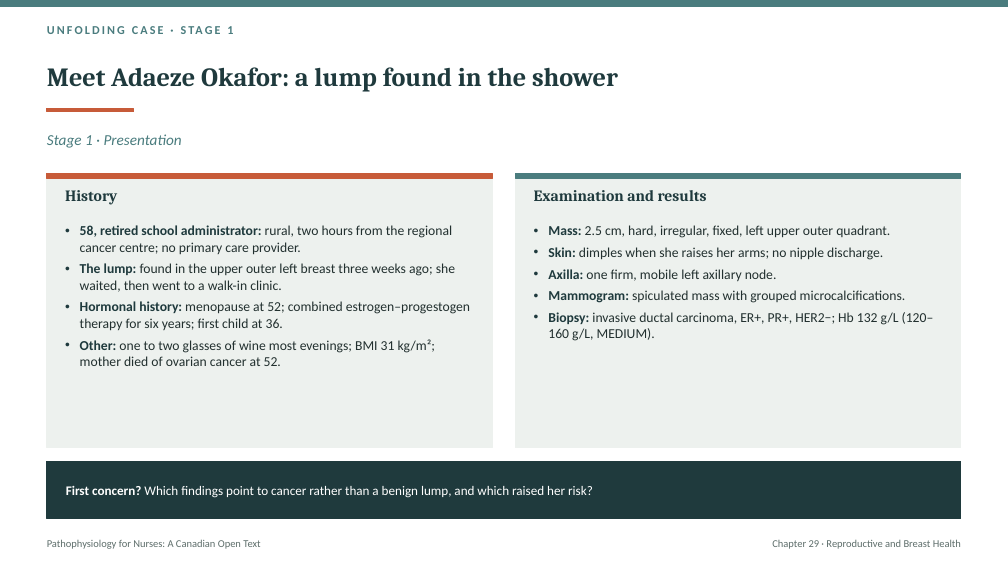
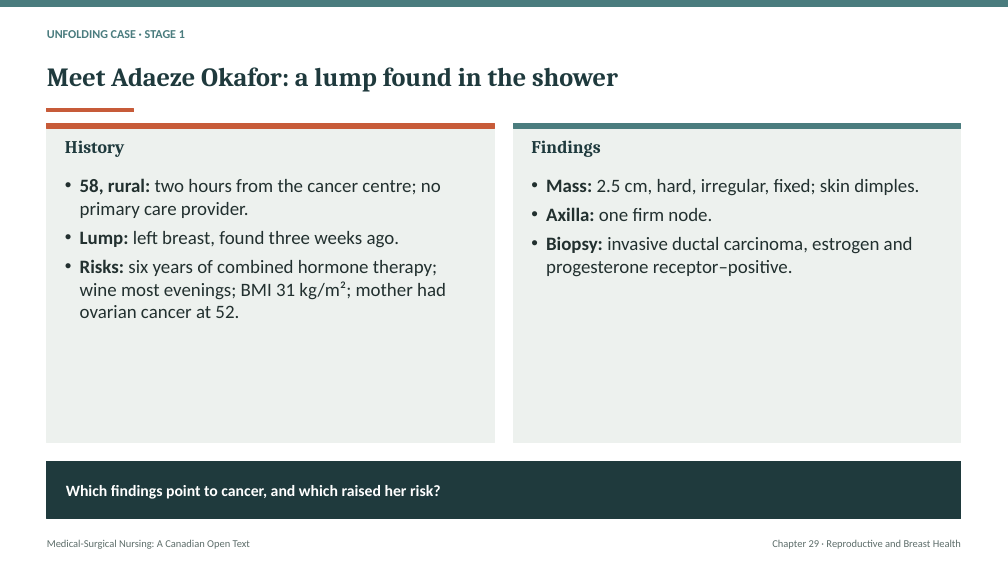
Before and after one commit to andrewleenl/opensourcenursing, a slide deck: slide 3 of Ch29_Reproductive_and_Breast_Health_in_Adult_Care_Lecture_Presentation.pptx (slide 4 before the commit). Drawn at 1008x567 pixels with LibreOffice and Linux fonts; fonts in the diff are those of the drawing. Boxes give left, top, right and bottom in pixels: in the first picture for what was removed or moved away, otherwise in the second. Text is boxed around its words. In the diff, an @@ line names an element or a change of style, - is before the commit and + after.

```diff
--- a/Ch29_Reproductive_and_Breast_Health_in_Adult_Care_Lecture_Presentation.pptx
+++ b/Ch29_Reproductive_and_Breast_Health_in_Adult_Care_Lecture_Presentation.pptx
@@ text "UNFOLDING CASE · STAGE 1" at (47,30,185,38): letter spacing 2 to 0 pt; vertical alignment top to middle @@
@@ rectangle: place and size @@
-rectangle at (47,174,492,178)
+rectangle at (47,124,495,129)
@@ rectangle: place and size @@
-rectangle at (47,174,492,448)
+rectangle at (47,124,495,442)
@@ text removed at (47,134,182,148) @@
-Stage 1 · Presentation
@@ text "History": place and size @@
-text "History" at (65,190,117,205)
+text "History" at (65,140,124,157)
@@ text "History" at (65,140,124,157): size 15 to 17 pt @@
@@ rectangle: place and size @@
-rectangle at (516,174,961,448)
+rectangle at (513,124,961,442)
@@ rectangle: place and size @@
-rectangle at (516,174,961,178)
+rectangle at (513,124,961,129)
@@ text added at (531,140,600,157), 17 pt, text #1F3A3D, bold @@
+Findings
@@ text at (80,178,446,318): text changed; size 13 to 18 pt @@
-• 58, retired school administrator: rural, two hours from the regional cancer centre; no primary care provider.
-• The lump: found in the upper outer left breast three weeks ago; she waited, then went to a walk-in clinic.
-• Hormonal history: menopause at 52; combined estrogen–progestogen therapy for six years; first child at 36.
-• Other: one to two glasses of wine most evenings; BMI 31 kg/m²; mother died of ovarian cancer at 52.
+• 58, rural: two hours from the cancer centre; no primary care provider.
+• Lump: left breast, found three weeks ago.
+• Risks: six years of combined hormone therapy; wine most evenings; BMI 31 kg/m²; mother had ovarian cancer at 52.
@@ text at (546,179,919,277): text changed; size 13 to 18 pt @@
-• Mass: 2.5 cm, hard, irregular, fixed, left upper outer quadrant.
-• Skin: dimples when she raises her arms; no nipple discharge.
-• Axilla: one firm, mobile left axillary node.
-• Mammogram: spiculated mass with grouped microcalcifications.
-• Biopsy: invasive ductal carcinoma, ER+, PR+, HER2−; Hb 132 g/L (120–160 g/L, MEDIUM).
+• Mass: 2.5 cm, hard, irregular, fixed; skin dimples.
+• Axilla: one firm node.
+• Biopsy: invasive ductal carcinoma, estrogen and progesterone receptor–positive.
@@ text removed at (534,190,707,201) @@
-Examination and results
@@ text at (66,485,441,499): text changed; size 12.5 to 15 pt; bold on @@
-First concern? Which findings point to cancer rather than a benign lump, and which raised her risk?
+Which findings point to cancer, and which raised her risk?
@@ text at (47,539,250,549): text changed @@
-Pathophysiology for Nurses: A Canadian Open Text
+Medical-Surgical Nursing: A Canadian Open Text
```
Also in this commit, not shown: 9 other slides changed, 40 slides added, 40 slides removed, 14 other files.
